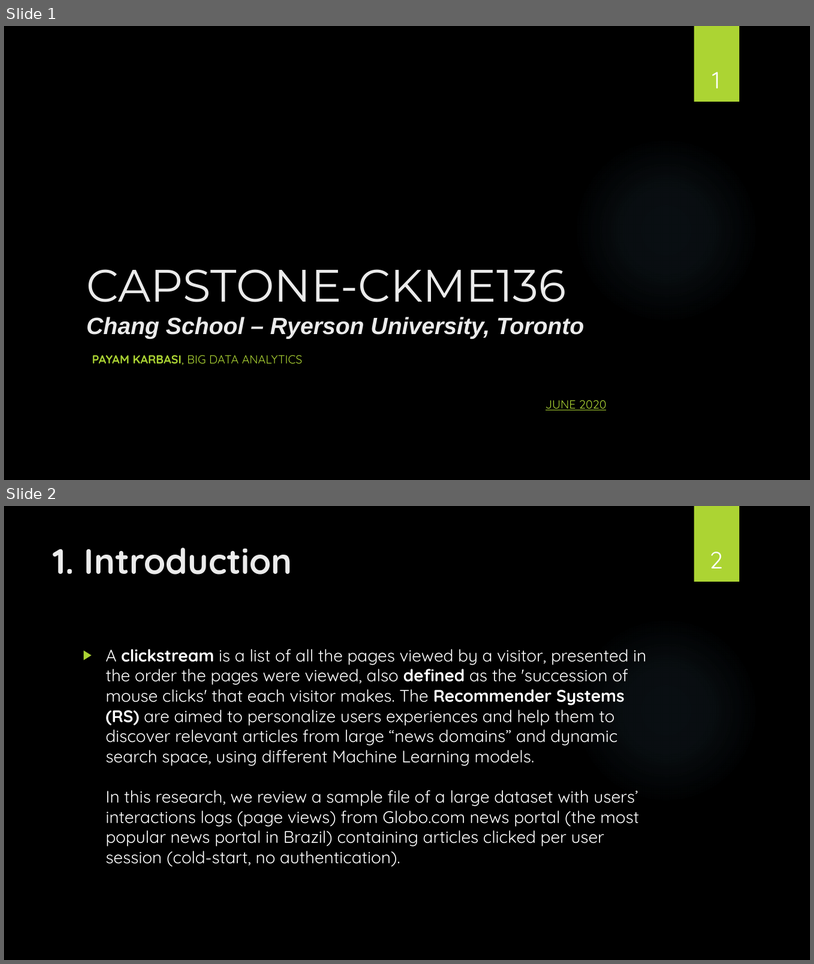
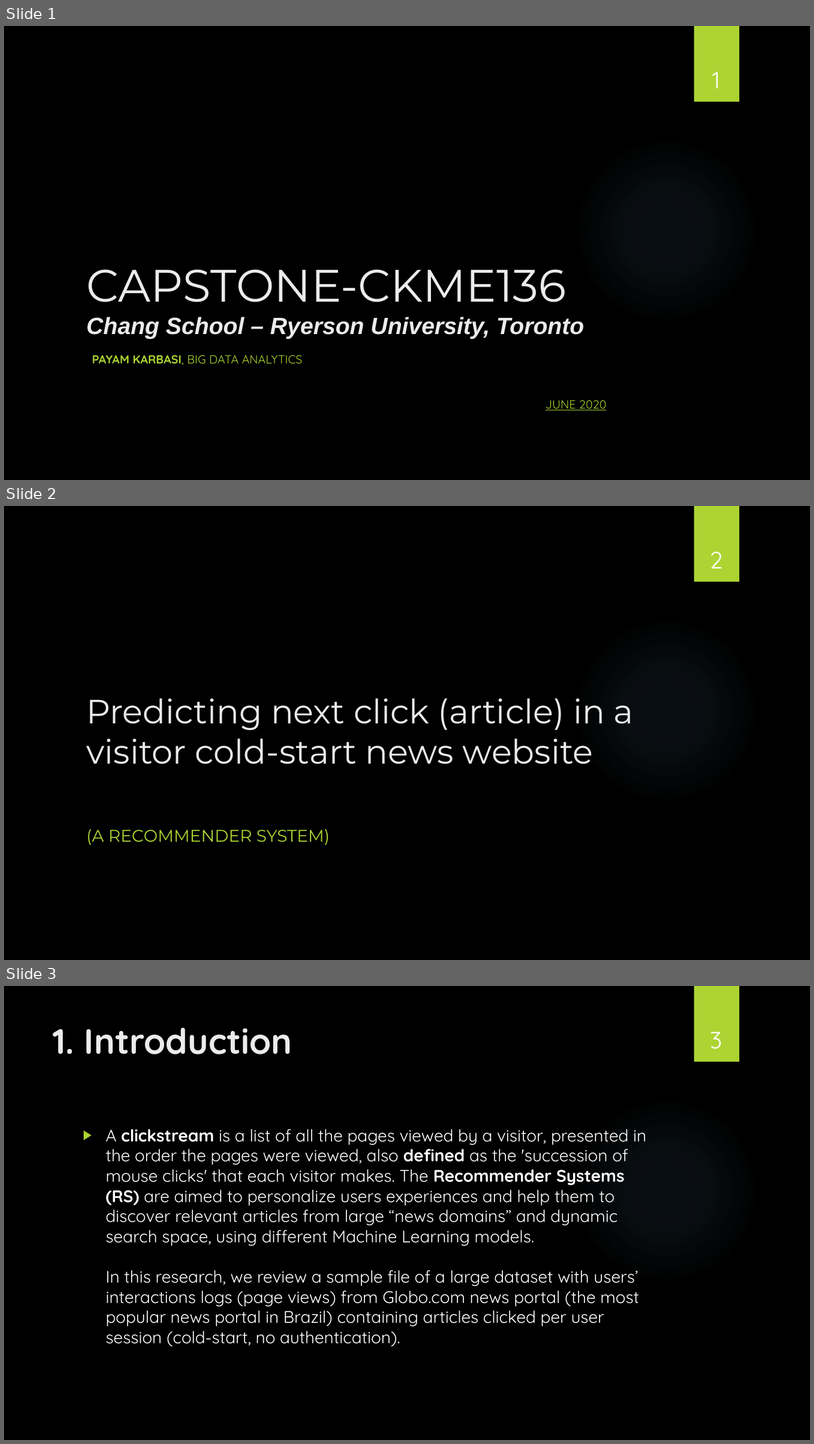
Before and after one commit to payamkarbasi/MyCapstone_RyersonUniv, a slide deck: CAPSTONE-Presentation-PayamKarbasi_5.ppsx. Shown one above the other, each under a label of ours: slides 1 and 2 before the commit, slides 1, 2 and 3 after it. The pictures are 814x964 and 814x1444 pixels, drawn with LibreOffice and Linux fonts; fonts in the diff are those of the drawing; background and template pictures are left out. Boxes give left, top, right and bottom in pixels: in the first picture for what was removed or moved away, otherwise in the second. Text is boxed around its words. In the diff, an @@ line names an element or a change of style, - is before the commit and + after.

```diff
--- a/CAPSTONE-Presentation-PayamKarbasi_5.ppsx
+++ b/CAPSTONE-Presentation-PayamKarbasi_5.ppsx
@@ slide 2 added at [4,506,810,960], background picture (left out); not listed: 2 template elements that a slide beside it also shows @@
@@ page number added at [710,552,723,568], 28 pt, text #FFFFFF @@
+2
@@ title added at [86,698,634,764], 40 pt, text #EBEBEB @@
+Predicting next click (article) in a visitor cold-start news website
@@ subtitle added at [86,829,330,845], 20 pt, text #ACD433 @@
+(A RECOMMENDER SYSTEM)
@@ what was slide 2 is now slide 3 @@
@@ page number at [710,1032,722,1049]: text changed @@
-2
+3
```
Also in this commit, not shown: 1 slide changed.
